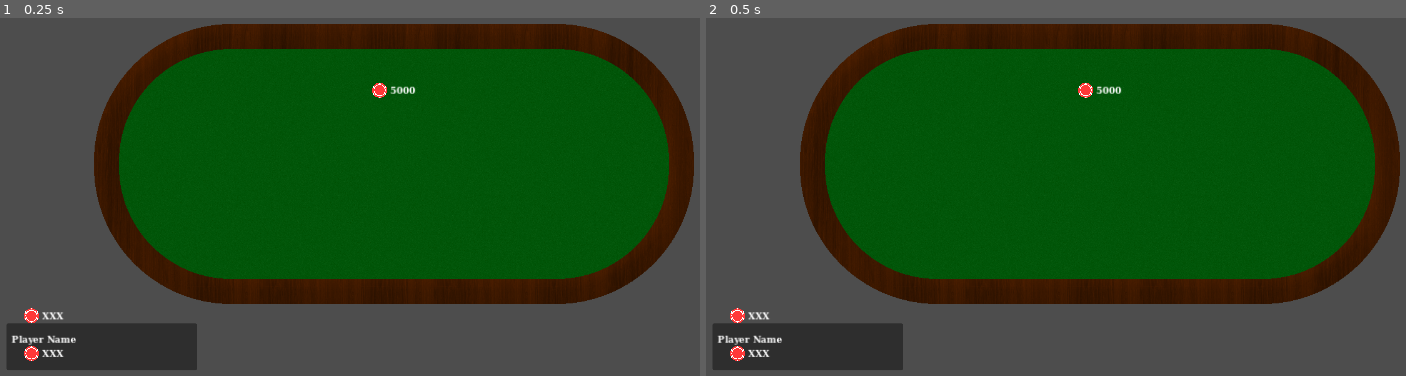
Above: before the commit, frames 1-2 (left to right).
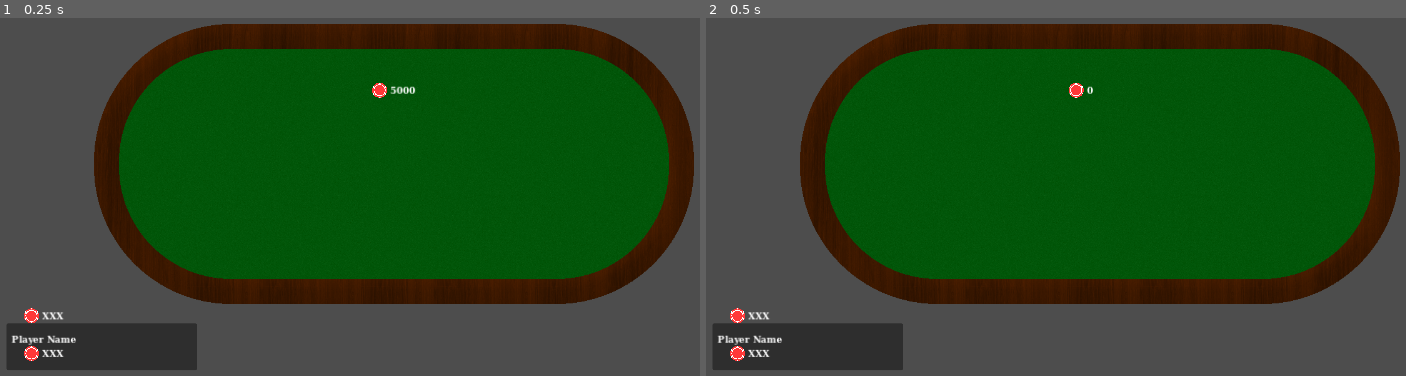
Above: after the commit, the same moments.

Repository: rwilson02/Poker-Party
Game: Godot game, scene res://scenes/Gameplay.tscn
The game is run twice, just before and just after one commit, with the same random seed, the same clock (stepped at 60 frames per second) and the same inputs. This scene is started directly instead of the project's main scene.
Inputs:
- Up to frame 1 (0.25 s): no input
- Up to frame 2 (0.5 s): no input

Frame 1 is identical in both runs. In frame 2, 0.2% of the frame differs, in the area x 51-60%, y 18-23%.
Error after the commit: Invalid access to property or key '1' on a base object of type 'Dictionary'. (res://scripts/netgame.gd:103)

Commit message:
multiplayer synchronizer upgrade
means i don't need that janky sync function, in exchange for a janky timer for the host so it doesn't not display things. i'd say that's just fine

Diff:
--- a/project.godot
+++ b/project.godot
@@ -17,8 +17,8 @@
 
 [autoload]
 
-Rules="*res://scripts/rules.gd"
-Netgame="*res://scripts/netgame.gd"
+Rules="*res://scenes/Rules.tscn"
+Netgame="*res://scenes/Netgame.tscn"
 
 [display]
 
--- a/scenes/Gameplay.tscn
+++ b/scenes/Gameplay.tscn
@@ -1,9 +1,10 @@
-[gd_scene load_steps=14 format=3 uid="uid://bdhun1e2i03cn"]
+[gd_scene load_steps=16 format=3 uid="uid://bdhun1e2i03cn"]
 
 [ext_resource type="Script" path="res://scripts/gameplay/gameplay_main.gd" id="1_glytd"]
 [ext_resource type="Script" path="res://scripts/gameplay/gameplay_display.gd" id="2_lvqcw"]
 [ext_resource type="Texture2D" uid="uid://d060cb4eiywnv" path="res://textures/table.png" id="3_e3pou"]
 [ext_resource type="Script" path="res://scripts/gameplay/gameplay_betting.gd" id="3_xwsyi"]
+[ext_resource type="PackedScene" uid="uid://de2s5vw6wxn1u" path="res://scenes/ui/player_icon.tscn" id="4_26j3u"]
 [ext_resource type="PackedScene" uid="uid://cnd6j21isfrjj" path="res://scenes/ui/scorebug.tscn" id="4_otush"]
 [ext_resource type="Texture2D" uid="uid://d1vdkbk325lco" path="res://textures/ico_chips.png" id="4_rxcjr"]
 [ext_resource type="PackedScene" uid="uid://cl1k1vjj8jeil" path="res://scenes/ui/betting_bar.tscn" id="5_nnckb"]
@@ -13,6 +14,11 @@
 [ext_resource type="AudioStream" uid="uid://b63l3kd6711y2" path="res://audio/sfx/chips shuffle.mp3" id="6_oplt0"]
 [ext_resource type="PackedScene" uid="uid://ct2nwwuqvympr" path="res://scenes/ui/pause_menu.tscn" id="12_d8vuc"]
 
+[sub_resource type="SceneReplicationConfig" id="SceneReplicationConfig_k628p"]
+properties/0/path = NodePath("PotText:text")
+properties/0/spawn = true
+properties/0/sync = true
+
 [sub_resource type="StyleBoxFlat" id="StyleBoxFlat_dp35u"]
 bg_color = Color(0.27451, 0.145098, 0.145098, 1)
 corner_radius_top_left = 16
@@ -36,6 +42,87 @@
 texture = ExtResource("3_e3pou")
 expand_mode = 2
 
+[node name="Players" type="Control" parent="Display/Table"]
+visible = false
+layout_mode = 1
+anchors_preset = 8
+anchor_left = 0.5
+anchor_top = 0.5
+anchor_right = 0.5
+anchor_bottom = 0.5
+grow_horizontal = 2
+grow_vertical = 2
+
+[node name="player_icon" parent="Display/Table/Players" instance=ExtResource("4_26j3u")]
+layout_mode = 0
+offset_left = -64.0
+offset_top = -360.0
+offset_right = 64.0
+offset_bottom = -180.0
+
+[node name="player_icon2" parent="Display/Table/Players" instance=ExtResource("4_26j3u")]
+layout_mode = 0
+offset_left = 192.0
+offset_top = -360.0
+offset_right = 320.0
+offset_bottom = -180.0
+
+[node name="player_icon3" parent="Display/Table/Players" instance=ExtResource("4_26j3u")]
+layout_mode = 0
+offset_left = 450.0
+offset_top = -285.0
+offset_right = 578.0
+offset_bottom = -105.0
+
+[node name="player_icon4" parent="Display/Table/Players" instance=ExtResource("4_26j3u")]
+layout_mode = 0
+offset_left = 450.0
+offset_top = 105.0
+offset_right = 578.0
+offset_bottom = 285.0
+
+[node name="player_icon5" parent="Display/Table/Players" instance=ExtResource("4_26j3u")]
+layout_mode = 0
+offset_left = 192.0
+offset_top = 180.0
+offset_right = 320.0
+offset_bottom = 360.0
+
+[node name="player_icon6" parent="Display/Table/Players" instance=ExtResource("4_26j3u")]
+layout_mode = 0
+offset_left = -64.0
+offset_top = 180.0
+offset_right = 64.0
+offset_bottom = 360.0
+
+[node name="player_icon7" parent="Display/Table/Players" instance=ExtResource("4_26j3u")]
+layout_mode = 0
+offset_left = -320.0
+offset_top = 180.0
+offset_right = -192.0
+offset_bottom = 360.0
+
+[node name="player_icon8" parent="Display/Table/Players" instance=ExtResource("4_26j3u")]
+layout_mode = 0
+offset_left = -578.0
+offset_top = 105.0
+offset_right = -450.0
+offset_bottom = 285.0
+
+[node name="player_icon9" parent="Display/Table/Players" instance=ExtResource("4_26j3u")]
+layout_mode = 0
+offset_left = -578.0
+offset_top = -285.0
+offset_right = -450.0
+offset_bottom = -105.0
+
+[node name="player_icon10" parent="Display/Table/Players" instance=ExtResource("4_26j3u")]
+layout_mode = 0
+offset_left = -320.0
+offset_top = -360.0
+offset_right = -192.0
+offset_bottom = -180.0
+
 [node name="AudioStreamPlayer" type="AudioStreamPlayer" parent="Display"]
 stream = ExtResource("6_oplt0")
 
@@ -143,6 +230,10 @@
 texture = ExtResource("4_rxcjr")
 expand_mode = 1
 
+[node name="MultiplayerSynchronizer" type="MultiplayerSynchronizer" parent="Display"]
+replication_interval = 0.25
+replication_config = SubResource("SceneReplicationConfig_k628p")
+
 [node name="Betting" type="Node" parent="."]
 script = ExtResource("3_xwsyi")
 
--- /dev/null
+++ b/scenes/Netgame.tscn
@@ -0,0 +1,17 @@
+[gd_scene load_steps=3 format=3 uid="uid://cfxdic4c1bhkj"]
+
+[ext_resource type="Script" path="res://scripts/netgame.gd" id="1_1yymn"]
+
+[sub_resource type="SceneReplicationConfig" id="SceneReplicationConfig_tqooc"]
+properties/0/path = NodePath(".:players")
+properties/0/spawn = true
+properties/0/sync = true
+properties/1/path = NodePath(".:game_state")
+properties/1/spawn = true
+properties/1/sync = true
+
+[node name="Netgame" type="Node"]
+script = ExtResource("1_1yymn")
+
+[node name="MultiplayerSynchronizer" type="MultiplayerSynchronizer" parent="."]
+replication_config = SubResource("SceneReplicationConfig_tqooc")
--- /dev/null
+++ b/scenes/Rules.tscn
@@ -0,0 +1,14 @@
+[gd_scene load_steps=3 format=3 uid="uid://352sbd0ojuk8"]
+
+[ext_resource type="Script" path="res://scripts/rules.gd" id="1_3nxad"]
+
+[sub_resource type="SceneReplicationConfig" id="SceneReplicationConfig_xm5g0"]
+properties/0/path = NodePath(".:RULES")
+properties/0/spawn = true
+properties/0/sync = true
+
+[node name="Rules" type="Node"]
+script = ExtResource("1_3nxad")
+
+[node name="MultiplayerSynchronizer" type="MultiplayerSynchronizer" parent="."]
+replication_config = SubResource("SceneReplicationConfig_xm5g0")
--- a/scripts/gameplay/gameplay_betting.gd
+++ b/scripts/gameplay/gameplay_betting.gd
@@ -48,7 +48,7 @@
 			get_bet_option.rpc_id(awaiting_player, 0)
 			got_bet = await input_received
 			Netgame.players[awaiting_player].awaiting = false
-			Netgame.sync_data.rpc(Netgame.players, Rules.RULES, Netgame.game_state)
+#			Netgame.sync_data.rpc(Netgame.players, Rules.RULES, Netgame.game_state)
 
 		if got_bet:
 			initial_bettor_index = Netgame.game_state.active_players.find(awaiting_player)
@@ -58,7 +58,7 @@
 	if all_bets_equal():
 		print("Everyone checked.")
 		collect_all_bets()
-		Netgame.sync_data(Netgame.players, Rules.RULES, Netgame.game_state)
+#		Netgame.sync_data(Netgame.players, Rules.RULES, Netgame.game_state)
 		return
 
 	# Keep it rolling around if people are there
@@ -73,11 +73,11 @@
 			get_bet_option.rpc_id(awaiting_player, get_max_bet())
 			await input_received
 			Netgame.players[awaiting_player].awaiting = false
-			Netgame.sync_data.rpc(Netgame.players, Rules.RULES, Netgame.game_state)
+#			Netgame.sync_data.rpc(Netgame.players, Rules.RULES, Netgame.game_state)
 
 	# End of betting round
 	collect_all_bets()
-	Netgame.sync_data(Netgame.players, Rules.RULES, Netgame.game_state)
+#	Netgame.sync_data(Netgame.players, Rules.RULES, Netgame.game_state)
 
 @rpc("authority","call_local","reliable")
 func get_bet_option(current_bet):
--- a/scripts/gameplay/gameplay_display.gd
+++ b/scripts/gameplay/gameplay_display.gd
@@ -16,27 +16,40 @@
 const ICON_SIZE = 40
 
 func _ready():
-	Netgame.state_updated.connect(update_display)
+#	Netgame.state_updated.connect(update_display)
+#	$MultiplayerSynchronizer.synchronized.connect(please)
+	$MultiplayerSynchronizer.synchronized.connect(update_display)
+
+	if(multiplayer.get_unique_id() == 1):
+		var display_timer = Timer.new()
+		display_timer.one_shot = false
+		display_timer.timeout.connect(update_display)
+		add_child(display_timer)
+		display_timer.start(0.25)
 
 #@rpc("authority", "call_local", "unreliable", 2)
 func update_display():
 	# Handle scorebug
+	adjust_scorebug()
+
+	# Handle pot
+	$PotText.text = CHIP_TEMPLATE % Netgame.game_state.pot
+
+	# Handle community and hole cards
+#	await get_tree().create_timer(0.1).timeout
+	adjust_cards()
+	adjust_comm_holder()
+	if change_icons.get_child_count() != Rules.RULES.CURRENT_CHANGES.size():
+		adjust_change_icons()
+#	prints(multiplayer.get_unique_id(), "has", Netgame.game_state.comm_cards)
+
+func adjust_scorebug():
 	hud_text.text = "[center]%s\n%s[/center]" % [Netgame.me().name, CHIP_TEMPLATE % Netgame.me().chips]
 	var betted = absi(Netgame.me().current_bet)
 	if betted > 0:
 		wager_text.visible = true
 		wager_text.text = "[center]%s[/center]" % (CHIP_TEMPLATE % betted)
 	else: wager_text.visible = false
-
-	# Handle pot
-	$PotText.text = CHIP_TEMPLATE % Netgame.game_state.pot
-
-	# Handle community and hole cards
-	await get_tree().create_timer(0.1).timeout
-	adjust_cards()
-	adjust_comm_holder()
-	adjust_change_icons()
-#	prints(multiplayer.get_unique_id(), "has", Netgame.game_state.comm_cards)
 
 func adjust_cards():
 	var comm_difference = comm_card_holder.get_child_count() - Rules.RULES.COMM_CARDS
@@ -64,14 +77,18 @@
 
 func adjust_comm_holder():
 	var viewport_size = get_viewport().get_visible_rect().size
+	var required_size = HOLDER_BASE_WIDTH + (75 * (Rules.RULES.COMM_CARDS - 5))
 
-	comm_card_holder.size.x = HOLDER_BASE_WIDTH + (75 * (Rules.RULES.COMM_CARDS - 5))
+	if comm_card_holder.size.x == required_size: return
+
+	comm_card_holder.size.x = required_size
 
 	comm_card_holder.position = Vector2i(
 		(viewport_size.x - comm_card_holder.size.x) / 2,
 		(viewport_size.y - comm_card_holder.size.y) / 2
 	)
 
+@rpc("call_local", "authority", "reliable")
 func adjust_change_icons():
 	const ICON_TEMPLATE = "res://textures/rule_changes/%s.png"
 	var CHANGE_DESCS = Rules.get_changes()
@@ -169,3 +186,6 @@
 	sfxer.play()
 	await tween.finished
 	chip_zoom.visible = false
+
+func please():
+	$PotText.text = CHIP_TEMPLATE % Netgame.game_state.pot
--- a/scripts/gameplay/gameplay_main.gd
+++ b/scripts/gameplay/gameplay_main.gd
@@ -61,9 +61,9 @@
 
 func gameplay_loop():
 	initial_round_tasks()
-	Netgame.sync_data.rpc(Netgame.players, Rules.RULES, Netgame.game_state)
+#	Netgame.sync_data.rpc(Netgame.players, Rules.RULES, Netgame.game_state)
 	deal_cards()
-	Netgame.sync_data.rpc(Netgame.players, Rules.RULES, Netgame.game_state)
+#	Netgame.sync_data.rpc(Netgame.players, Rules.RULES, Netgame.game_state)
 	TIMER.start(1)
 	await TIMER.timeout
 
@@ -74,7 +74,7 @@
 	if Netgame.get_live_players() > 1 and not restart_requested:
 		while Netgame.game_state.comm_cards.size() < Rules.RULES.COMM_CARDS:
 			Netgame.game_state.comm_cards.append(deck.pop_back())
-			Netgame.sync_data.rpc(Netgame.players, Rules.RULES, Netgame.game_state)
+#			Netgame.sync_data.rpc(Netgame.players, Rules.RULES, Netgame.game_state)
 			TIMER.start(1)
 			await TIMER.timeout
 			# Another betting round
@@ -89,7 +89,7 @@
 			TIMER.start(3 + winners.size())
 			await TIMER.timeout
 		credit_winners(winners)
-		Netgame.sync_data.rpc(Netgame.players, Rules.RULES, Netgame.game_state)
+#		Netgame.sync_data.rpc(Netgame.players, Rules.RULES, Netgame.game_state)
 
 		# Anyone with no chips by now has lost the game
 		# Also remove player cards because we're going to the next round
@@ -104,7 +104,7 @@
 	TIMER.start(1)
 	await TIMER.timeout
 	clear_losers() # Just to make sure
-	Netgame.sync_data.rpc(Netgame.players, Rules.RULES, Netgame.game_state)
+#	Netgame.sync_data.rpc(Netgame.players, Rules.RULES, Netgame.game_state)
 	next_round.emit()
 
 func initial_round_tasks():
@@ -220,7 +220,6 @@
 				if valid: Netgame.players[losingest_player].awaiting = false
 		else: break
 
-
 func get_ante(player_id):
 	var me = Netgame.players[player_id]
 	if me.chips <= 0:
--- a/scripts/netgame.gd
+++ b/scripts/netgame.gd
@@ -10,7 +10,7 @@
 const DEFAULT_IP = "127.0.0.1"
 const MAX_CONNECTIONS = 10
 
-var players = {}
+@export var players = {}
 var player_info = {
 	"name": "Player",
 	"cards": [],
@@ -18,7 +18,7 @@
 	"current_bet": 0,
 	"awaiting": false
 }
-var game_state = {
+@export var game_state = {
 	"pot": 0,
 	"comm_cards": [],
 	"active_players": [],
@@ -79,8 +79,8 @@
 			game_state.losers.append(id)
 			game_state.folded_players.append(id)
 			game_state.pot += players[id].chips
-			if multiplayer.is_server():
-				sync_data.rpc(Netgame.players, Rules.RULES, Netgame.game_state)
+#			if multiplayer.is_server():
+#				sync_data.rpc(Netgame.players, Rules.RULES, Netgame.game_state)
 		else:
 			players.erase(id)
 
@@ -105,12 +105,12 @@
 func get_live_players():
 	return game_state.active_players.size() - game_state.folded_players.size()
 
-@rpc("authority", "call_local", "reliable", 2)
-func sync_data(player_data, rules, state):
-	Netgame.players = player_data
-	Rules.RULES = rules
-	Netgame.game_state = state
-	state_updated.emit()
+#@rpc("authority", "call_local", "reliable", 2)
+#func sync_data(player_data, rules, state):
+#	Netgame.players = player_data
+#	Rules.RULES = rules
+#	Netgame.game_state = state
+#	state_updated.emit()
 
 func reset():
 	game_state = {
--- a/scripts/rules.gd
+++ b/scripts/rules.gd
@@ -1,6 +1,6 @@
 extends Node
 
-var RULES
+@export var RULES: Dictionary
 var FREE_WILD = 0x2_0000
 var WILD = 0x1_0000
 # Spades, Hearts, Clubs, Diamonds, Stars, Moons
